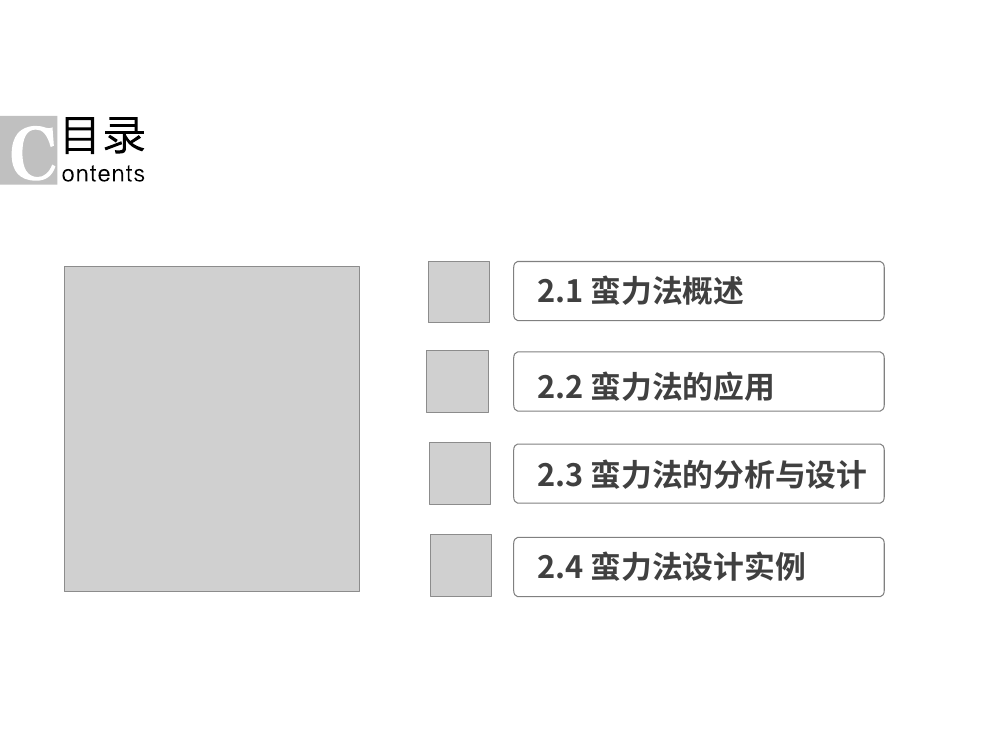
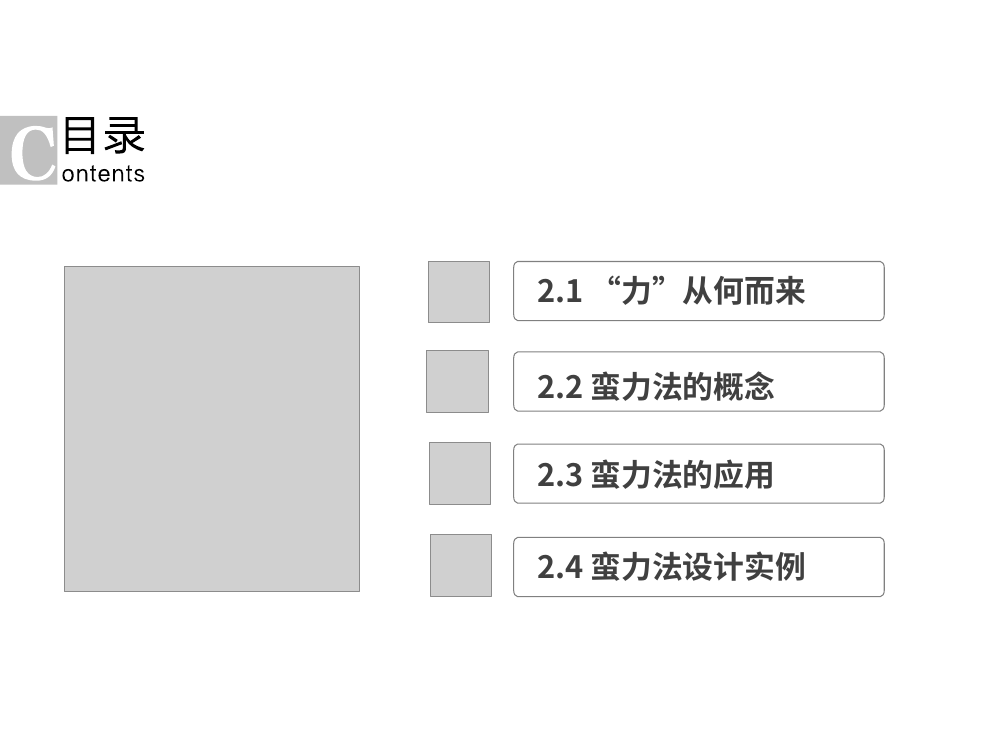
Before and after one commit to liutongling/DP, a slide deck: slide 3 of file/第2章 蛮力法.pptx (slide 2 before the commit). Drawn at 1008x756 pixels with LibreOffice and Linux fonts; fonts in the diff are those of the drawing; grey boxes stand for pictures; background and template pictures are left out. Boxes give left, top, right and bottom in pixels: in the first picture for what was removed or moved away, otherwise in the second. Text is boxed around its words. In the diff, an @@ line names an element or a change of style, - is before the commit and + after.

```diff
--- a/file/第2章 蛮力法.pptx
+++ b/file/第2章 蛮力法.pptx
@@ text at <box>537,275,806,305</box>: text changed @@
-2.1 蛮力法概述
+2.1 “力”从何而来
@@ text at <box>537,371,775,401</box>: text changed @@
-2.2 蛮力法的应用
+2.2 蛮力法的概念
@@ text at <box>537,459,775,489</box>: text changed @@
-2.3 蛮力法的分析与设计
+2.3 蛮力法的应用
```
Also in this commit, not shown: 16 other slides changed, 18 slides added, 51 slides removed.
